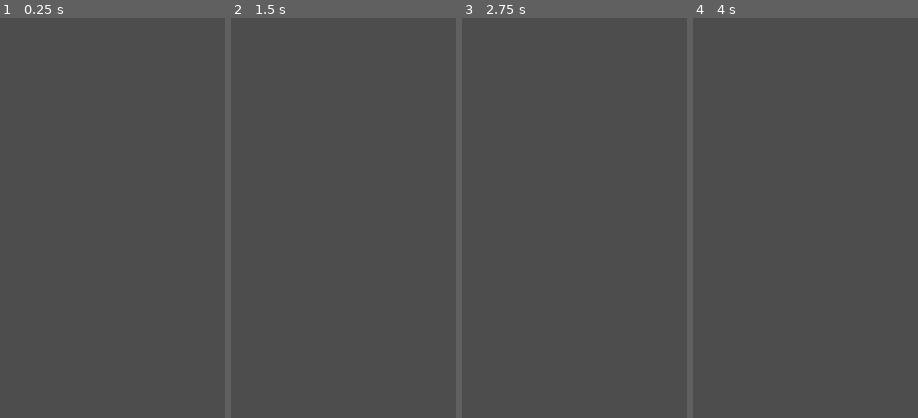
Above: before the commit, frames 1-4 (left to right).
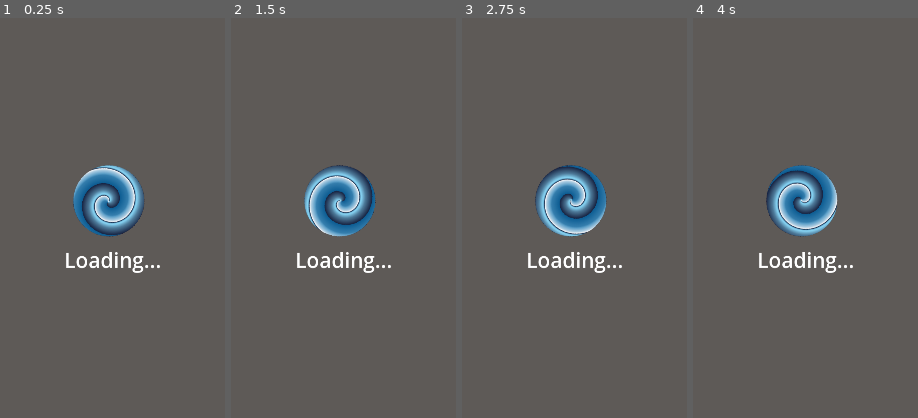
Above: after the commit, the same moments.

Repository: drakewill-CRL/GodotClient1
Game: Godot game, scene res://PraxisMapper/Scenes/LoadingModal.tscn
Two runs of this game, one before a commit and one after it. Both use one fixed random seed, a clock stepped at 60 frames per second and the inputs below. This scene is started directly instead of the project's main scene.
Inputs (mouse positions are % of the whole screen's width and height, from its top left):
- Up to frame 1 (0.25 s): no input
- Up to frame 2 (1.5 s): click (3, 1) at 0.5 s; click (3, 1) at 1.25 s
- Up to frame 3 (2.75 s): click (3, 2) at 2 s
- Up to frame 4 (4 s): click (3, 2) at 2.75 s; click (6, 1) at 3.5 s
The pictures show only the part of the screen within x 23-73%, y 11-61%; the shares and areas given below are measured in that part.

The runs differ from the first frame. In frame 1, 5.1% of the frame differs, in the area x 29-72%, y 36-64%; in frame 2, 5.1%; in frame 3, 5.1%; in frame 4, 5.1%.

Commit message:
loading modal ported over and improved

Diff:
--- a/PraxisMapper/Scenes/LoadingModal.gd
+++ b/PraxisMapper/Scenes/LoadingModal.gd
@@ -1,16 +1,19 @@
-extends Control
+extends Node2D
 
+@onready var spinner: Sprite2D = $ColorRect/Spinner
 
 # Called when the node enters the scene tree for the first time.
 func _ready():
 	pass # Replace with function body.
 
-
 # Called every frame. 'delta' is the elapsed time since the previous frame.
 func _process(delta):
-	pass
+	if (self.visible == true):
+		spinner.rotation += (delta * 10 * sin(Time.get_unix_time_from_system()))
 
-func _gui_input(event):
+func _unhandled_input(event):
 	#this is what this is listening for to block touches cascading down farther.
-	#TODO: test and confirm
-	accept_event()
+	#TODO: if this node is shown/hidden, this needs to check that state.
+	#if this is added/removed, we don't really need to do any other checks.
+	if (self.visible == true):
+		get_viewport().set_input_as_handled()
--- a/PraxisMapper/Scenes/LoadingModal.tscn
+++ b/PraxisMapper/Scenes/LoadingModal.tscn
@@ -1,6 +1,25 @@
-[gd_scene load_steps=2 format=3 uid="uid://1bql6vxd38y3"]
+[gd_scene load_steps=3 format=3 uid="uid://1bql6vxd38y3"]
 
 [ext_resource type="Script" path="res://PraxisMapper/Scenes/LoadingModal.gd" id="1_wykcr"]
+[ext_resource type="Texture2D" uid="uid://xvyj5uj4aqpi" path="res://PraxisMapper/Resources/LoadingOverlay.png" id="2_s0ms4"]
 
 [node name="LoadingModal" type="Node2D"]
 script = ExtResource("1_wykcr")
+
+[node name="ColorRect" type="ColorRect" parent="."]
+offset_right = 1080.0
+offset_bottom = 1920.0
+color = Color(0.376471, 0.360784, 0.34902, 0.890196)
+
+[node name="Spinner" type="Sprite2D" parent="ColorRect"]
+position = Vector2(506, 650)
+texture = ExtResource("2_s0ms4")
+
+[node name="Label" type="Label" parent="ColorRect"]
+layout_mode = 0
+offset_left = 399.0
+offset_top = 757.0
+offset_right = 633.0
+offset_bottom = 826.0
+theme_override_font_sizes/font_size = 50
+text = "Loading..."
--- a/PraxisMapper/Scripts/PraxisMapper.gd
+++ b/PraxisMapper/Scripts/PraxisMapper.gd
@@ -15,8 +15,15 @@
 #config values referenced by components
 static var mapTileWidth = 320 #TODO: load these from the server eventually
 static var mapTileHeight = 400
-#static var debugStartingPlusCode = "85633QG4VV" #Elysian Park, Los Angeles, CA
-static var debugStartingPlusCode = "86FRXXXPM8" #Ohio State University, Columbus, OH
+#This variable should exist for debugging purposes, but I've provided a few choices for convenience.
+#static var debugStartingPlusCode = "85633QG4VV" #Elysian Park, Los Angeles, CA, USA
+#static var debugStartingPlusCode = "87G8Q2JMGF" #Central Park, New York City, NY, USA
+#static var debugStartingPlusCode = "8FW4V75W25" #Eiffel Tower Garden, France
+#static var debugStartingPlusCode = "9C3XGV349C" #The Green Park, London, UK
+#static var debugStartingPlusCode = "8Q7XMQJ595" #Kokyo Kien National Garden, Tokyo, Japan
+#static var debugStartingPlusCode = "8Q336FJCRV" #Peoples Park, Shanghai, China
+#static var debugStartingPlusCode = "7JWVP5923M" #Shalimar Bagh, Delhi, India
+static var debugStartingPlusCode = "86FRXXXPM8" #Ohio State University, Columbus, OH, USA
 
 #storage values for global access at any time.
 static var currentPlusCode = '' #The Cell10 we are currently in.
--- a/project.godot
+++ b/project.godot
@@ -13,7 +13,7 @@
 config/name="PM GD Client Test"
 run/main_scene="res://PraxisMapper/Scenes/LoginScene.tscn"
 config/features=PackedStringArray("4.1", "Mobile")
-config/icon="res://icon.svg"
+config/icon="res://PraxisMapper/Resources/PraxisMapperIcon.png"
 
 [autoload]
 
Binary file added: PraxisMapper/Resources/LoadingOverlay.png
Not shown, added: PraxisMapper/Resources/LoadingOverlay.png.import
Binary file added: PraxisMapper/Resources/PraxisMapperIcon.png
Not shown, added: PraxisMapper/Resources/PraxisMapperIcon.png.import
